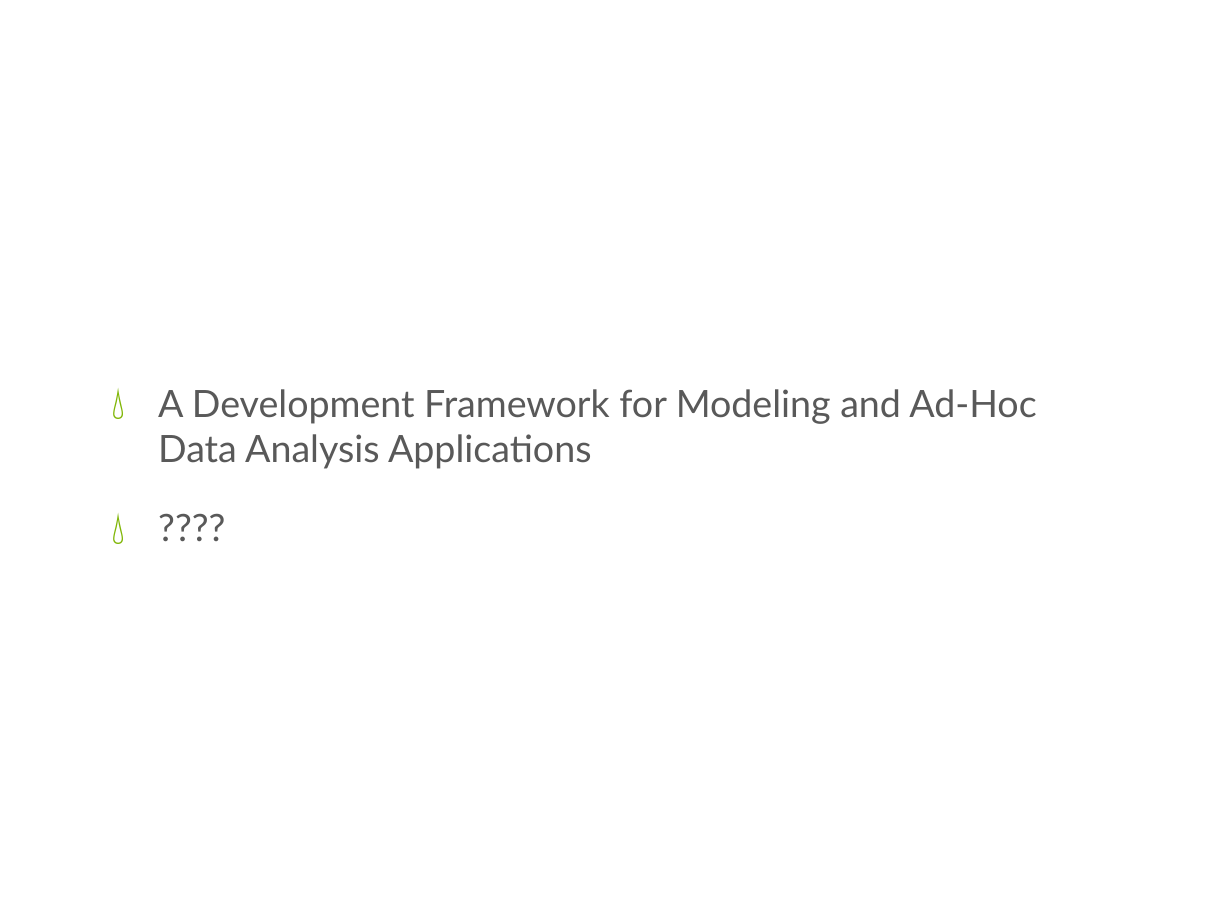
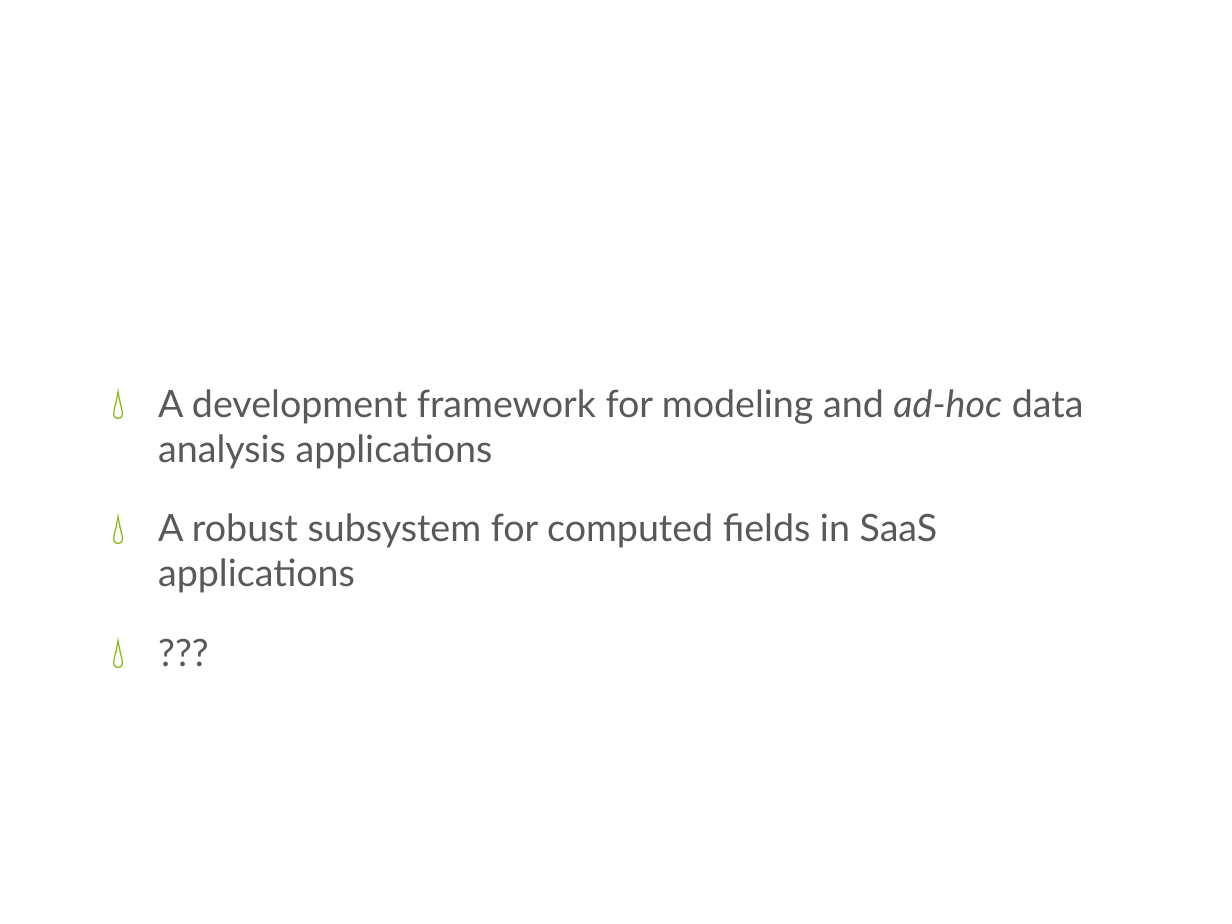
Before and after one commit to cdswindell/tms, a slide deck: slide 3 of doc/TMS Overview.pptx (slide 4 before the commit). Drawn at 1232x924 pixels with LibreOffice and Linux fonts; fonts in the diff are those of the drawing; background and template pictures are left out. Boxes give left, top, right and bottom in pixels: in the first picture for what was removed or moved away, otherwise in the second. Text is boxed around its words. In the diff, an @@ line names an element or a change of style, - is before the commit and + after.

```diff
--- a/doc/TMS Overview.pptx
+++ b/doc/TMS Overview.pptx
@@ text at [158, 389, 1084, 593]: text changed @@
-💧 A Development Framework for Modeling and Ad-Hoc Data Analysis Applications
-💧 ????
+💧 A development framework for modeling and ad-hoc data analysis applications
+💧 A robust subsystem for computed fields in SaaS applications
+💧 ???
```
Also in this commit, not shown: 2 other slides changed, 1 slide added, 3 other files.
